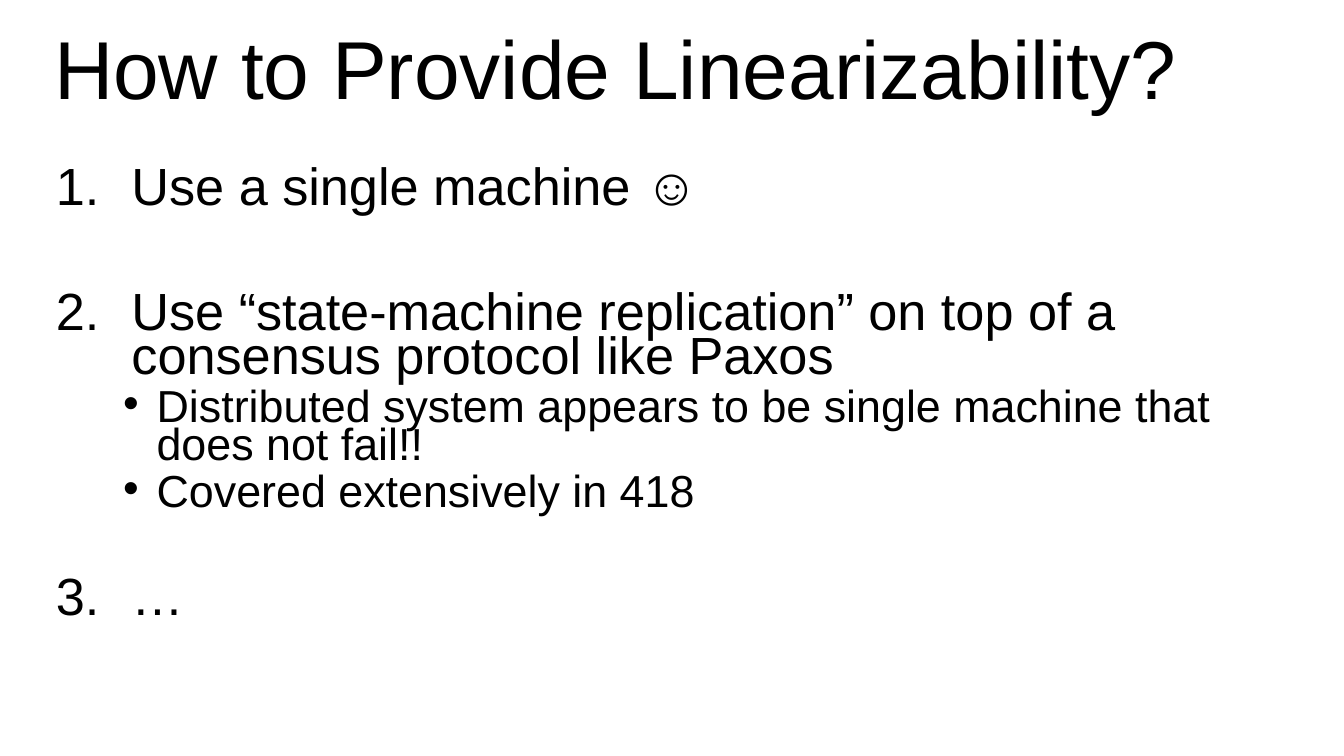
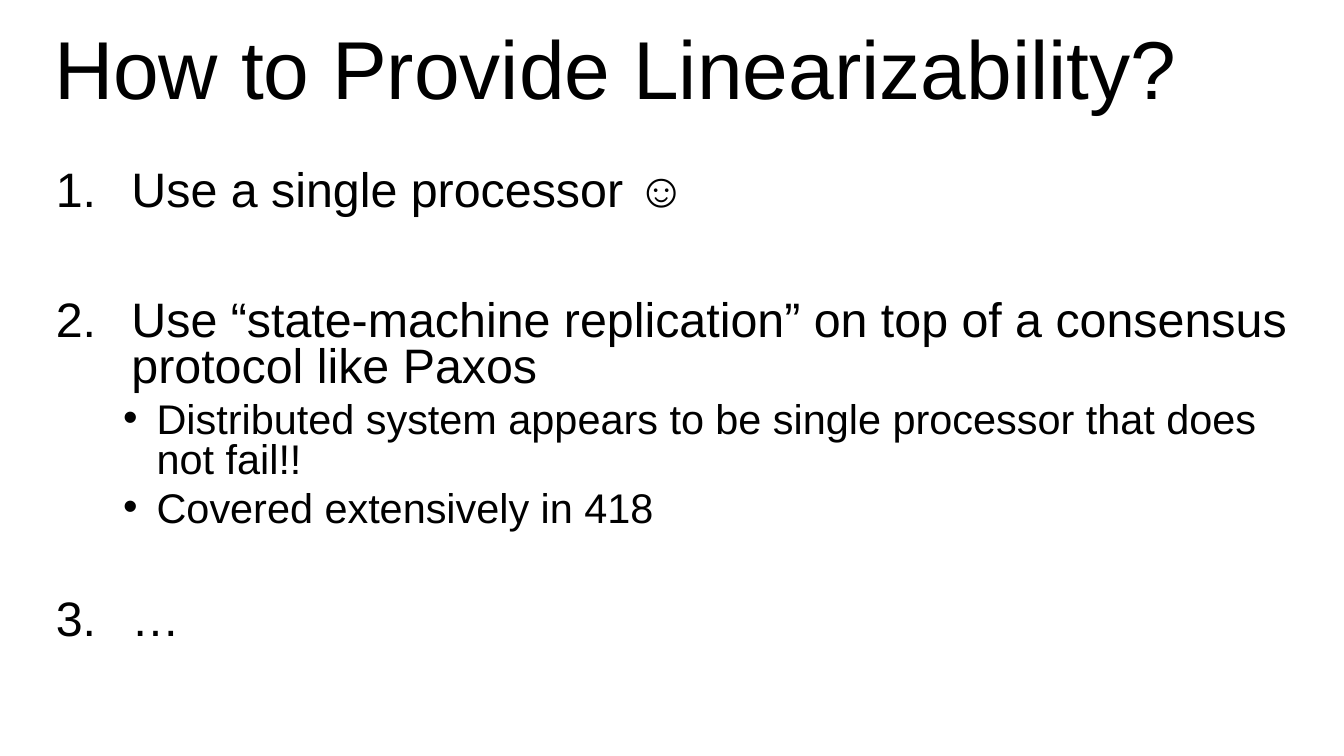
Before and after one commit to cos316/cos316-web, a slide deck: slide 23 of lectures/L17-consistency.pptx. Drawn at 1344x756 pixels with LibreOffice and Linux fonts; fonts in the diff are those of the drawing. Boxes give left, top, right and bottom in pixels: in the first picture for what was removed or moved away, otherwise in the second. Text is boxed around its words. In the diff, an @@ line names an element or a change of style, - is before the commit and + after.

```diff
--- a/lectures/L17-consistency.pptx
+++ b/lectures/L17-consistency.pptx
@@ text at [131,172,623,217]: text changed; size 28 to 25.9 pt @@
-1. Use a single machine ☺
+1. Use a single processor ☺
@@ text at [131,302,1287,531]: size 28 to 25.9 pt in "Use “state-machine replication” on top of a ...", "…"; size 24 to 22.2 pt in "Covered extensively in 418"; line spacing 0.7 to 0.8 @@
@@ text at [157,404,1256,475]: text changed; size 24 to 22.2 pt @@
-  • Distributed system appears to be single machine that does not fail!!
+  • Distributed system appears to be single processor that does not fail!!
```
Also in this commit, not shown: 8 other slides changed, 1 other file.
